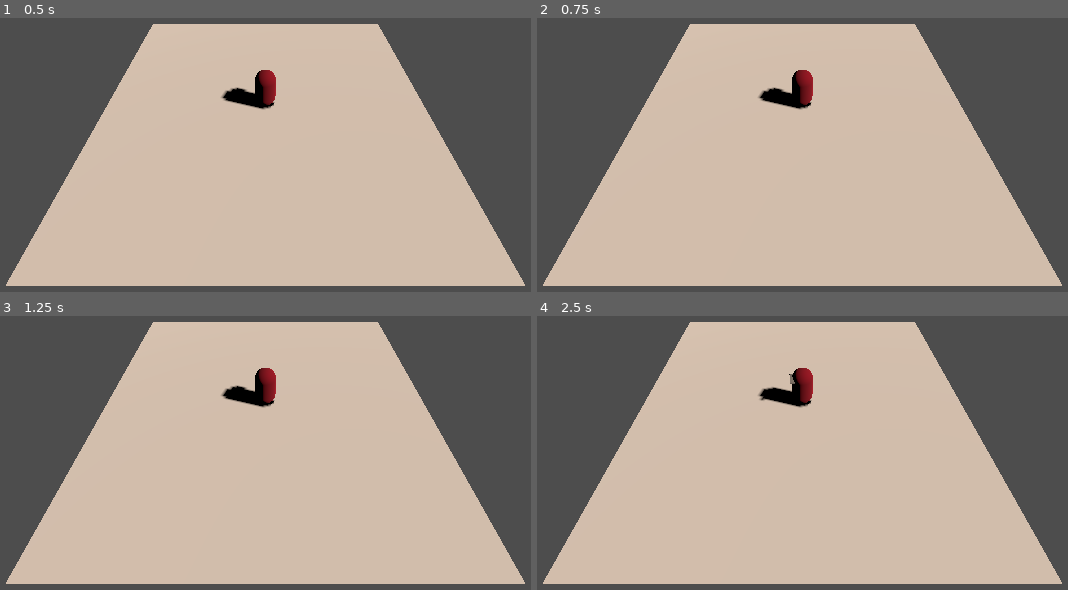
Above: before the commit, frames 1-4 (two rows, left to right).
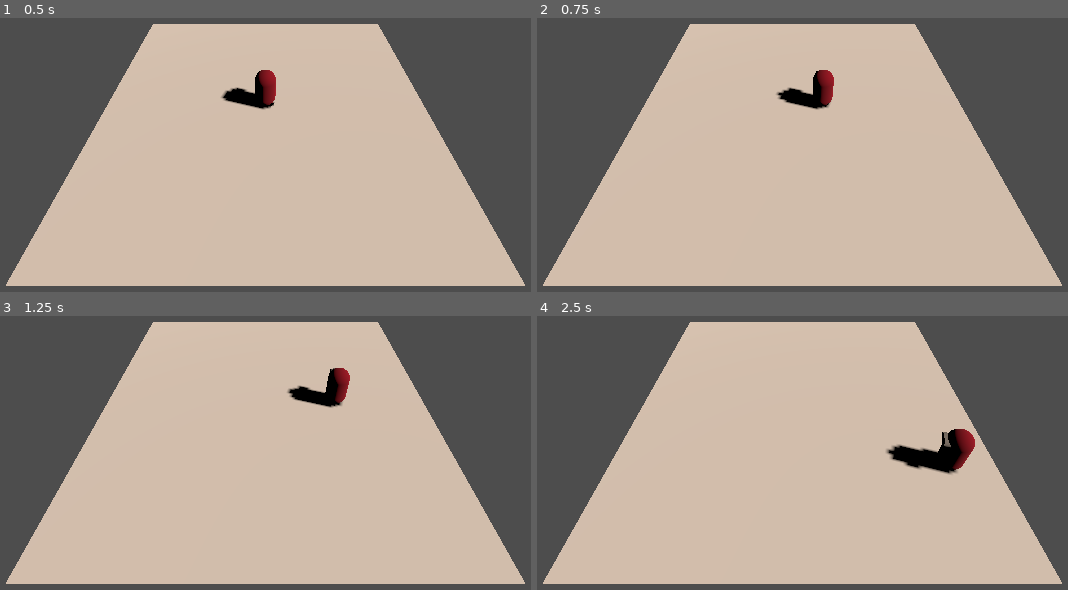
Above: after the commit, the same moments.

Repository: wukerplank/my_little_farm
Game: Godot game, scene res://level.tscn
The game is run twice, just before and just after one commit, with the same random seed, the same clock (stepped at 60 frames per second) and the same inputs.
Inputs (mouse positions are in pixels of both pictures, inside the frame that each line leads up to):
- Up to frame 1 (0.5 s): no input
- Up to frame 2 (0.75 s): tap Enter at 0.5 s; move the mouse to (977, 67) at 0.52 s; hold D (ui_right, bound only after the commit) from 0.53 s (still down)
- Up to frame 3 (1.25 s): keep holding D (ui_right, bound only after the commit)
- Up to frame 4 (2.5 s): move the mouse to (643, 409) at 1.27 s; release D (ui_right, bound only after the commit) at 1.28 s; hold S (ui_down, bound only after the commit) 1.28-2.03 s; move the mouse to (outside the picture) at 2.02 s; hold D (ui_right, bound only after the commit) from 2.03 s (still down)

Frame 1 is identical in both runs. In frame 2, 1.2% of the frame differs, in the area x 41-56%, y 18-34%; in frame 3, 1.7%; in frame 4, 2.4%, in the area x 41-83%, y 18-59%.

Commit message:
Change keyboard mapping from arrows to WASD

Diff:
--- a/project.godot
+++ b/project.godot
@@ -15,6 +15,33 @@
 config/features=PackedStringArray("4.0", "Vulkan Mobile")
 config/icon="res://icon.png"
 
+[input]
+
+ui_left={
+"deadzone": 0.5,
+"events": [Object(InputEventKey,"resource_local_to_scene":false,"resource_name":"","device":0,"window_id":0,"store_command":true,"alt_pressed":false,"shift_pressed":false,"ctrl_pressed":false,"command_pressed":false,"pressed":false,"keycode":65,"physical_keycode":0,"unicode":0,"echo":false,"script":null)
+, Object(InputEventJoypadButton,"resource_local_to_scene":false,"resource_name":"","device":0,"button_index":13,"pressure":0.0,"pressed":false,"script":null)
+]
+}
+ui_right={
+"deadzone": 0.5,
+"events": [Object(InputEventKey,"resource_local_to_scene":false,"resource_name":"","device":0,"window_id":0,"store_command":true,"alt_pressed":false,"shift_pressed":false,"ctrl_pressed":false,"command_pressed":false,"pressed":false,"keycode":68,"physical_keycode":0,"unicode":0,"echo":false,"script":null)
+, Object(InputEventJoypadButton,"resource_local_to_scene":false,"resource_name":"","device":0,"button_index":14,"pressure":0.0,"pressed":false,"script":null)
+]
+}
+ui_up={
+"deadzone": 0.5,
+"events": [Object(InputEventKey,"resource_local_to_scene":false,"resource_name":"","device":0,"window_id":0,"store_command":true,"alt_pressed":false,"shift_pressed":false,"ctrl_pressed":false,"command_pressed":false,"pressed":false,"keycode":87,"physical_keycode":0,"unicode":0,"echo":false,"script":null)
+, Object(InputEventJoypadButton,"resource_local_to_scene":false,"resource_name":"","device":0,"button_index":11,"pressure":0.0,"pressed":false,"script":null)
+]
+}
+ui_down={
+"deadzone": 0.5,
+"events": [Object(InputEventKey,"resource_local_to_scene":false,"resource_name":"","device":0,"window_id":0,"store_command":true,"alt_pressed":false,"shift_pressed":false,"ctrl_pressed":false,"command_pressed":false,"pressed":false,"keycode":83,"physical_keycode":0,"unicode":0,"echo":false,"script":null)
+, Object(InputEventJoypadButton,"resource_local_to_scene":false,"resource_name":"","device":0,"button_index":12,"pressure":0.0,"pressed":false,"script":null)
+]
+}
+
 [rendering]
 
 vulkan/rendering/back_end=1
